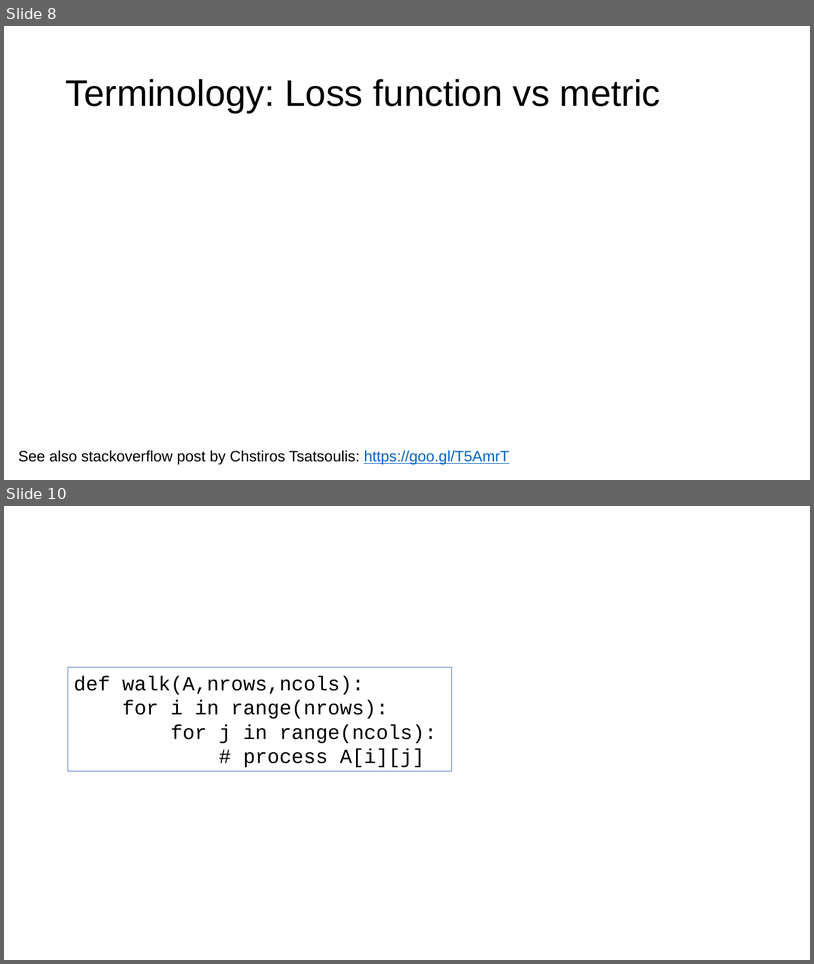
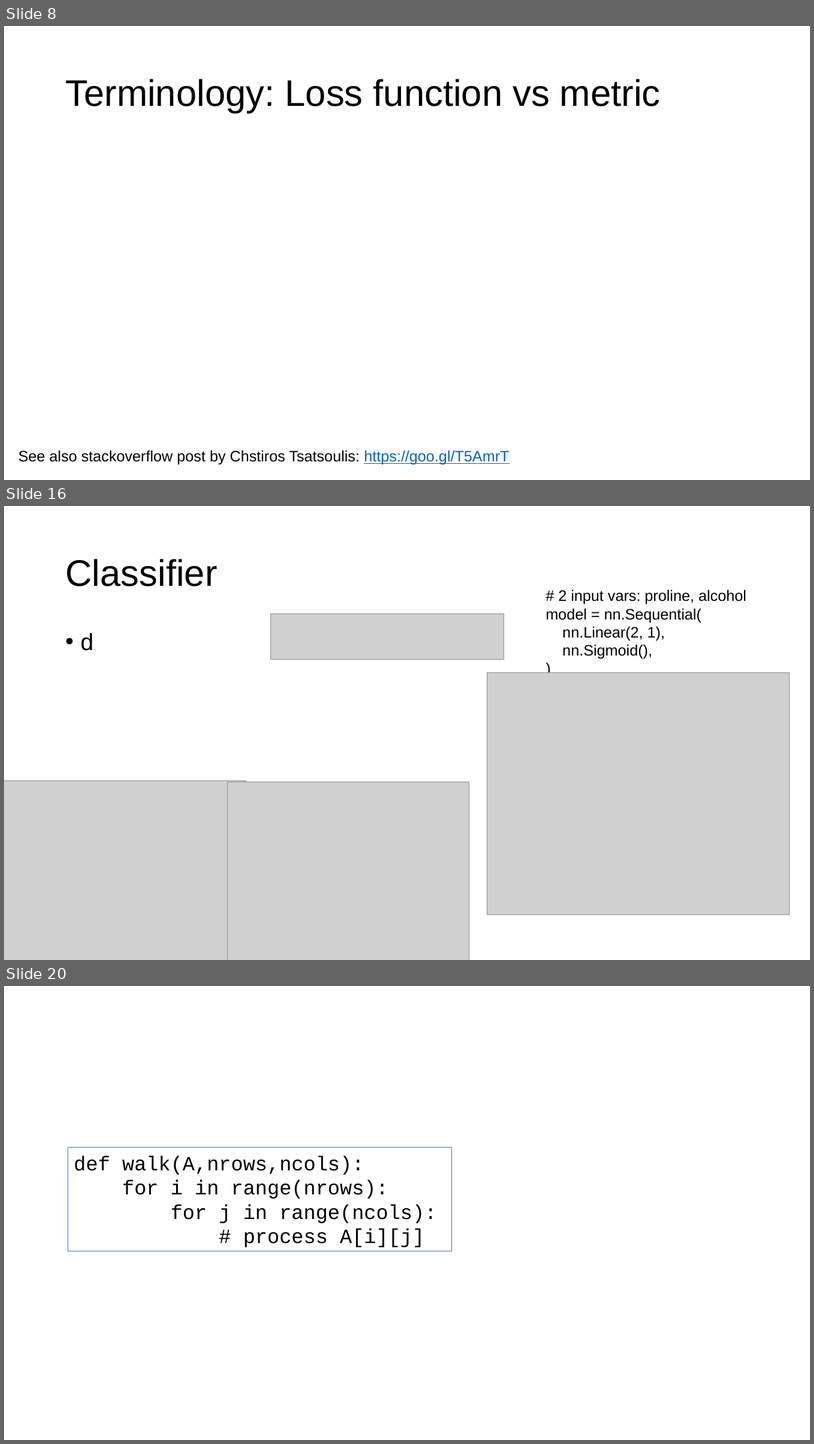
Before and after one commit to parrt/fundamentals-of-deep-learning, a slide deck: lectures/intro.pptx. Shown one above the other, each under a label of ours: slides 8 and 10 before the commit, slides 8, 16 and 20 after it; the slides between them are not shown. The pictures are 814x964 and 814x1444 pixels, drawn with LibreOffice and Linux fonts; fonts in the diff are those of the drawing; grey boxes stand for pictures; background and template pictures are left out. Boxes give left, top, right and bottom in pixels: in the first picture for what was removed or moved away, otherwise in the second. Text is boxed around its words. In the diff, an @@ line names an element or a change of style, - is before the commit and + after.

```diff
--- a/lectures/intro.pptx
+++ b/lectures/intro.pptx
@@ slide 16 added at (x1=4, y1=506, x2=810, y2=960), background #FFFFFF @@
@@ title added at (x1=65, y1=559, x2=217, y2=586), 44 pt, text #000000 @@
+Classifier
@@ text added at (x1=546, y1=589, x2=747, y2=659), 18 pt, text #000000 @@
+# 2 input vars: proline, alcohol
+model = nn.Sequential(
+nn.Linear(2, 1),
+nn.Sigmoid(),
+)
@@ picture added at (x1=271, y1=613, x2=504, y2=659) @@
@@ text added at (x1=65, y1=633, x2=93, y2=651), 28 pt, text #000000 @@
+• d
@@ picture added at (x1=488, y1=673, x2=790, y2=915) @@
@@ picture added at (x1=4, y1=781, x2=246, y2=960) @@
@@ picture added at (x1=228, y1=782, x2=470, y2=960) @@
@@ what was slide 10 is now slide 20 @@
```
Also in this commit, not shown: 3 slides changed, 9 other slides added, 5 other files.
